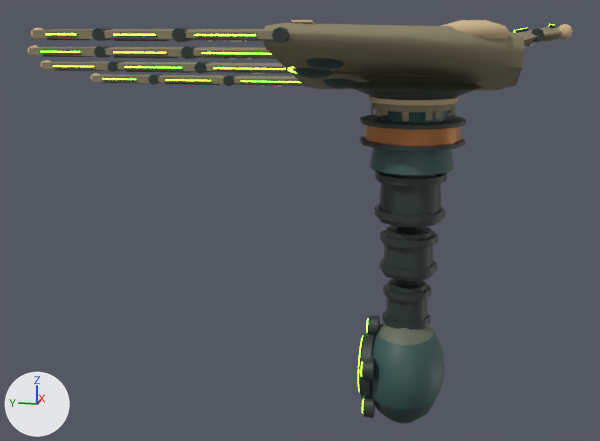
One commit to the glTF model sketches/core-loop/assets/models/warden_mind.glb: the scene before it, then after it.
Both versions are drawn from a camera (50 mm lens) standing at (-24.7, -1.6, 4.4) and looking at (0.1, 3.4, -1.8). Every picture has the same lights, and +X, +Y and +Z are marked at lower left. The older version comes first. Vertices at exactly the same position are counted once.

Objects in the first picture: 'Body'.
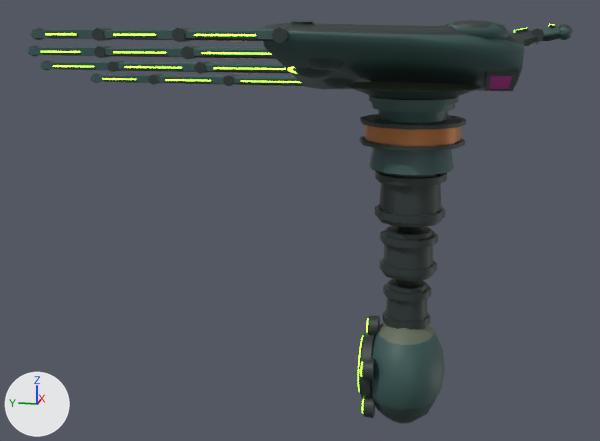
Changed parts and their boxes [x1, y1, x2, y2] in the pictures (600 x 441 px):
part 1 of me_body, added
    after: [484, 71, 518, 91]
part 2 of me_body, deleted
    before: [44, 38, 457, 120]
part 3 of me_body, built on
    before: [371, 102, 427, 122]
    after: [489, 76, 513, 89]
part 4 of me_body, cut back
    before: [42, 38, 102, 71]
    after: [89, 46, 99, 52]
part 5 of me_body, recoloured (darker)
    both: [27, 20, 573, 112]
part 6 of me_body, recoloured (darker)
    both: [27, 20, 573, 112]

The change in detail:
me_body is used by ob_body; location (0.0, 0.0, 0.0).
me_body had 5346 vertices, 9130 faces and spanned x -3.6..3.7, y -4.7..12.3, z -8.1..4.3.
me_body now has 4206 vertices, 7066 faces and spans x -3.6..3.7, y -4.7..12.3, z -8.1..4.3.
me_body part 1: a new loose piece of 28 vertices spanning x -1.1..1.3, y -2.9..-2.0, z 2.2..3.0, in mat_ancient_enamel.
me_body part 2: 51 loose pieces with 1032 vertices, spanning x -3.2..3.2, y -2.3..11.8, z 1.5..3.8, are deleted.
me_body part 3: 14 vertices moved within x 2.0..2.8, y -2.4..-1.6, z 3.0..3.2; 48 vertices removed from x -1.2..0.0, y 0.0..1.2, z 1.5..1.8; 8 vertices added at x -1.0..1.2, y -2.7..-2.1, z 2.3..2.9.
me_body part 4: 6 vertices moved within x -1.4..1.1, y 9.2..11.8, z 2.7..3.5; 72 vertices removed from x -3.2..1.1, y 9.7..11.8, z 2.7..3.8.
me_body part 5: 2209 kept faces spanning x -3.6..3.7, y -4.7..12.3, z 1.8..4.3 get new vertex colours.
me_body part 6: 1606 faces spanning x -3.6..3.7, y -4.7..12.3, z 1.8..4.3 switch from mat_pilot to mat_ancient_enamel.
Other edits to the shape of me_body do not show in these pictures.
